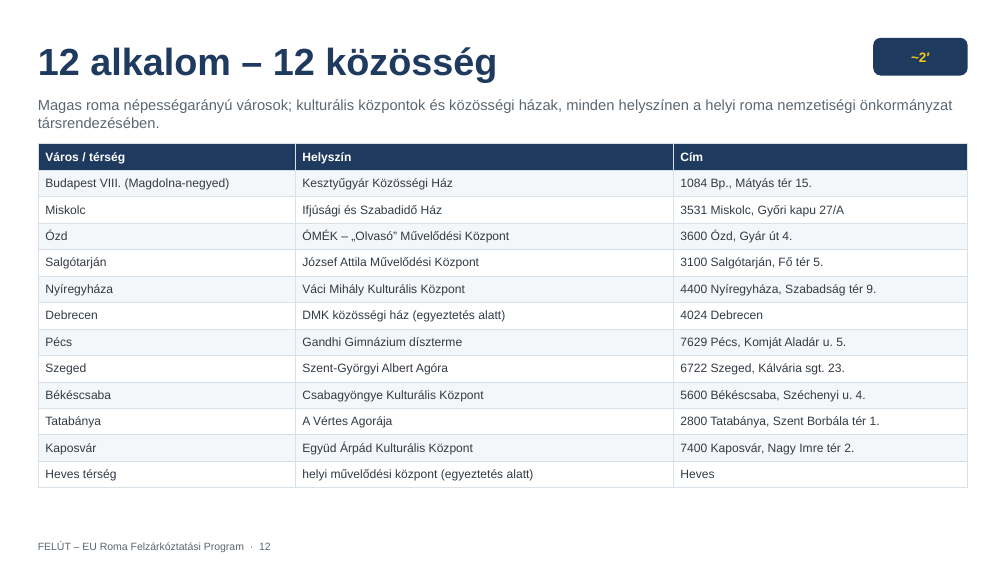
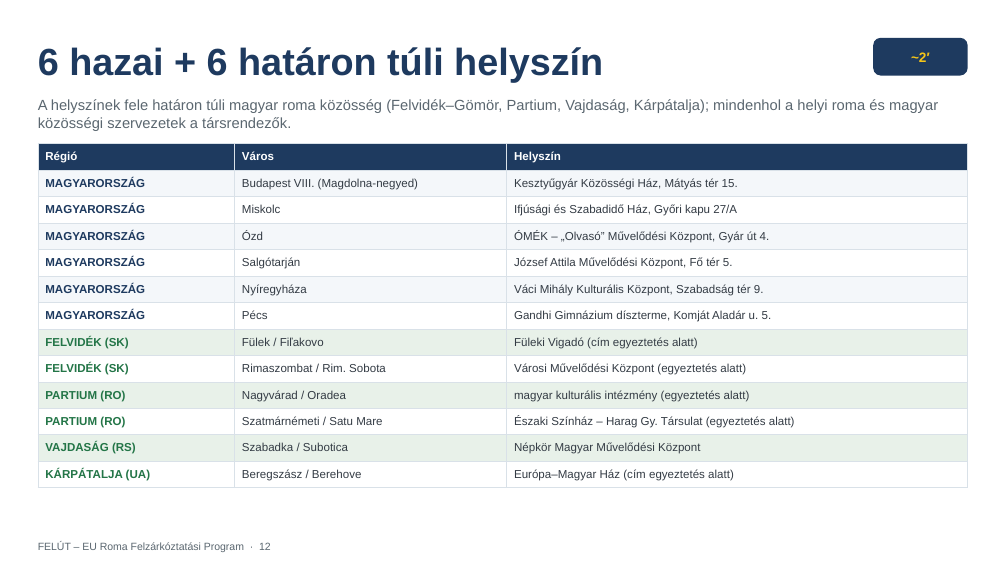
Before and after one commit to ferencszegedi-cmd/aurapro-website, a slide deck: slide 12 of eu-roma-program/prezentacio/FELUT_EU_Roma_Felzarkoztatasi_Program.pptx. Drawn at 1008x567 pixels with LibreOffice and Linux fonts; fonts in the diff are those of the drawing. Boxes give left, top, right and bottom in pixels: in the first picture for what was removed or moved away, otherwise in the second. Text is boxed around its words. In the diff, an @@ line names an element or a change of style, - is before the commit and + after.

```diff
--- a/eu-roma-program/prezentacio/FELUT_EU_Roma_Felzarkoztatasi_Program.pptx
+++ b/eu-roma-program/prezentacio/FELUT_EU_Roma_Felzarkoztatasi_Program.pptx
@@ text at box(38, 47, 603, 82): text changed @@
-12 alkalom – 12 közösség
+6 hazai + 6 határon túli helyszín
@@ text at box(38, 99, 938, 131): text changed @@
-Magas roma népességarányú városok; kulturális központok és közösségi házak, minden helyszínen a helyi roma nemzetiségi önkormányzat társrendezésében.
+A helyszínek fele határon túli magyar roma közösség (Felvidék–Gömör, Partium, Vajdaság, Kárpátalja); mindenhol a helyi roma és magyar közösségi szervezetek a társrendezők.
@@ table at box(38, 144, 968, 485) @@
-row 1: Város / térség | Helyszín | Cím
+row 1: Régió | Város | Helyszín
-row 2: Budapest VIII. (Magdolna-negyed) | Kesztyűgyár Közösségi Ház | 1084 Bp., Mátyás tér 15.
+row 2: MAGYARORSZÁG | Budapest VIII. (Magdolna-negyed) | Kesztyűgyár Közösségi Ház, Mátyás tér 15.
-row 3: Miskolc | Ifjúsági és Szabadidő Ház | 3531 Miskolc, Győri kapu 27/A
+row 3: MAGYARORSZÁG | Miskolc | Ifjúsági és Szabadidő Ház, Győri kapu 27/A
-row 4: Ózd | ÓMÉK – „Olvasó” Művelődési Központ | 3600 Ózd, Gyár út 4.
+row 4: MAGYARORSZÁG | Ózd | ÓMÉK – „Olvasó” Művelődési Központ, Gyár út 4.
-row 5: Salgótarján | József Attila Művelődési Központ | 3100 Salgótarján, Fő tér 5.
+row 5: MAGYARORSZÁG | Salgótarján | József Attila Művelődési Központ, Fő tér 5.
-row 6: Nyíregyháza | Váci Mihály Kulturális Központ | 4400 Nyíregyháza, Szabadság tér 9.
+row 6: MAGYARORSZÁG | Nyíregyháza | Váci Mihály Kulturális Központ, Szabadság tér 9.
-row 7: Debrecen | DMK közösségi ház (egyeztetés alatt) | 4024 Debrecen
+row 7: MAGYARORSZÁG | Pécs | Gandhi Gimnázium díszterme, Komját Aladár u. 5.
-row 8: Pécs | Gandhi Gimnázium díszterme | 7629 Pécs, Komját Aladár u. 5.
+row 8: FELVIDÉK (SK) | Fülek / Fiľakovo | Füleki Vigadó (cím egyeztetés alatt)
-row 9: Szeged | Szent-Györgyi Albert Agóra | 6722 Szeged, Kálvária sgt. 23.
+row 9: FELVIDÉK (SK) | Rimaszombat / Rim. Sobota | Városi Művelődési Központ (egyeztetés alatt)
-row 10: Békéscsaba | Csabagyöngye Kulturális Központ | 5600 Békéscsaba, Széchenyi u. 4.
+row 10: PARTIUM (RO) | Nagyvárad / Oradea | magyar kulturális intézmény (egyeztetés alatt)
-row 11: Tatabánya | A Vértes Agorája | 2800 Tatabánya, Szent Borbála tér 1.
+row 11: PARTIUM (RO) | Szatmárnémeti / Satu Mare | Északi Színház – Harag Gy. Társulat (egyeztetés alatt)
-row 12: Kaposvár | Együd Árpád Kulturális Központ | 7400 Kaposvár, Nagy Imre tér 2.
+row 12: VAJDASÁG (RS) | Szabadka / Subotica | Népkör Magyar Művelődési Központ
-row 13: Heves térség | helyi művelődési központ (egyeztetés alatt) | Heves
+row 13: KÁRPÁTALJA (UA) | Beregszász / Berehove | Európa–Magyar Ház (cím egyeztetés alatt)
@@ fill #F4F7FA to #E8F1E9 in 9 cells @@
```
Also in this commit, not shown: 9 other slides changed, 6 other files.
